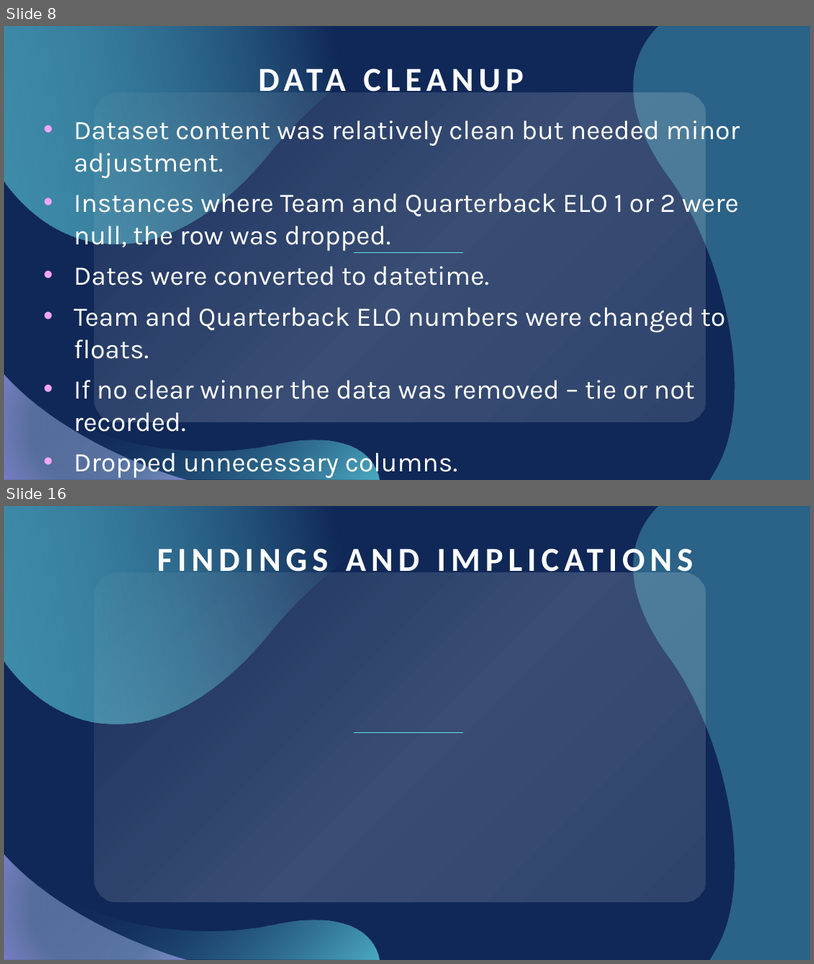
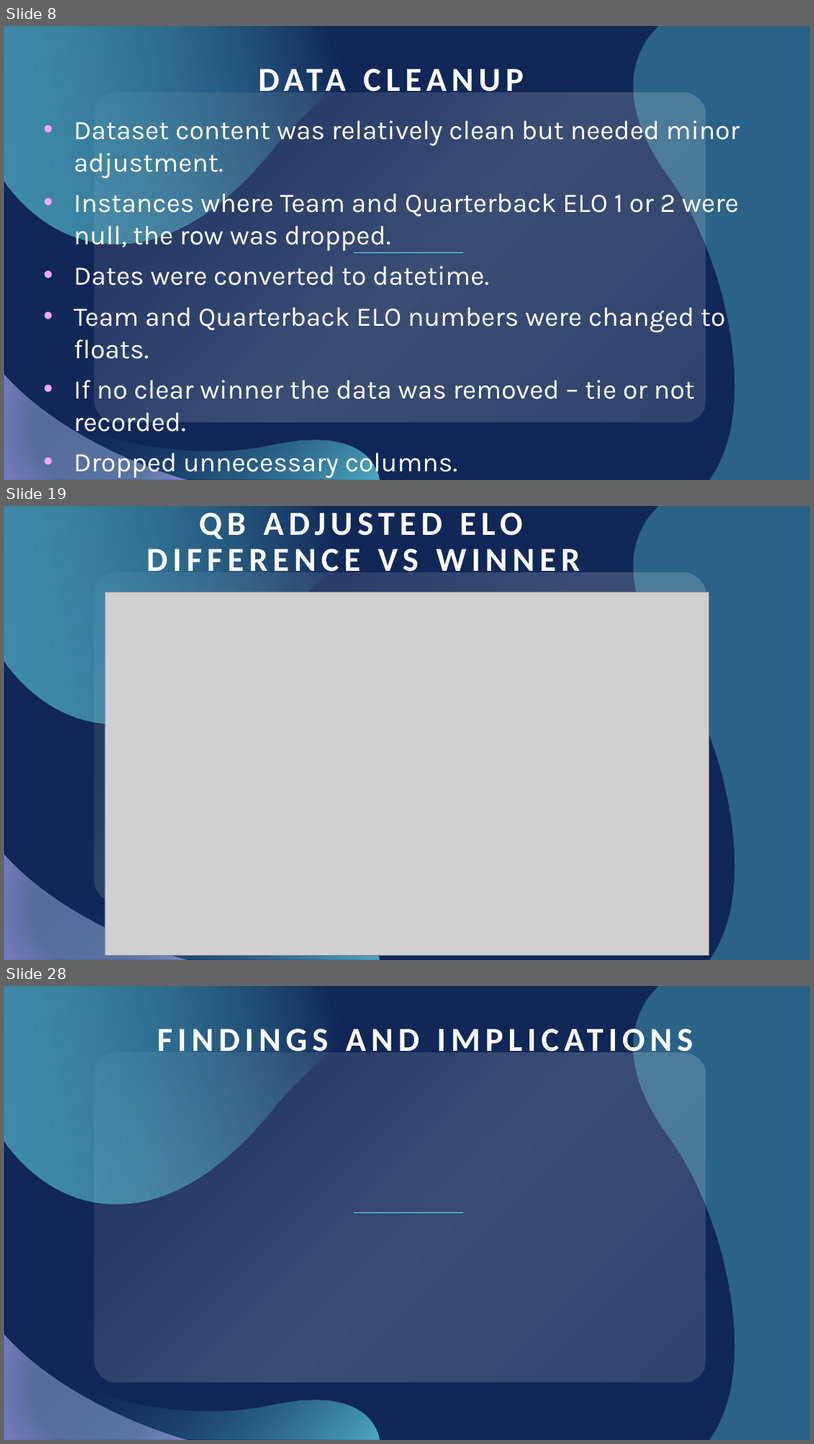
Before and after one commit to itsakcode/healthcare_project, a slide deck: Project_2_Presentation.pptx. Shown one above the other, each under a label of ours: slides 8 and 16 before the commit, slides 8, 19 and 28 after it; the slides between them are not shown. The pictures are 814x964 and 814x1444 pixels, drawn with LibreOffice and Linux fonts; fonts in the diff are those of the drawing; grey boxes stand for pictures. Boxes give left, top, right and bottom in pixels: in the first picture for what was removed or moved away, otherwise in the second. Text is boxed around its words. In the diff, an @@ line names an element or a change of style, - is before the commit and + after.

```diff
--- a/Project_2_Presentation.pptx
+++ b/Project_2_Presentation.pptx
@@ slide 19 added at box(4, 506, 810, 960), background #102857; not listed: 5 template elements that a slide beside it also shows @@
@@ title added at box(147, 512, 580, 579), 40 pt, text #FFFFFF, bold @@
+QB ADJUSTED ELO DIFFERENCE VS WINNER
@@ picture added at box(105, 592, 710, 955) @@
@@ what was slide 16 is now slide 28 @@
```
Also in this commit, not shown: 7 slides changed, 16 other slides added, 5 slides removed.
